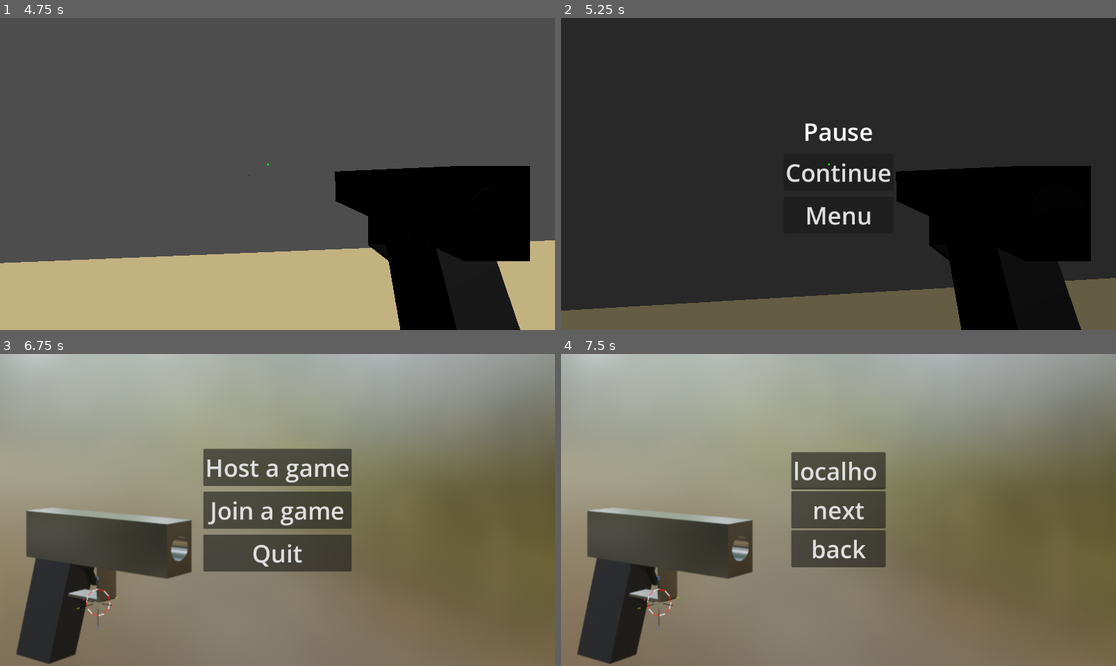
Above: before the commit, frames 1-4 (two rows, left to right).
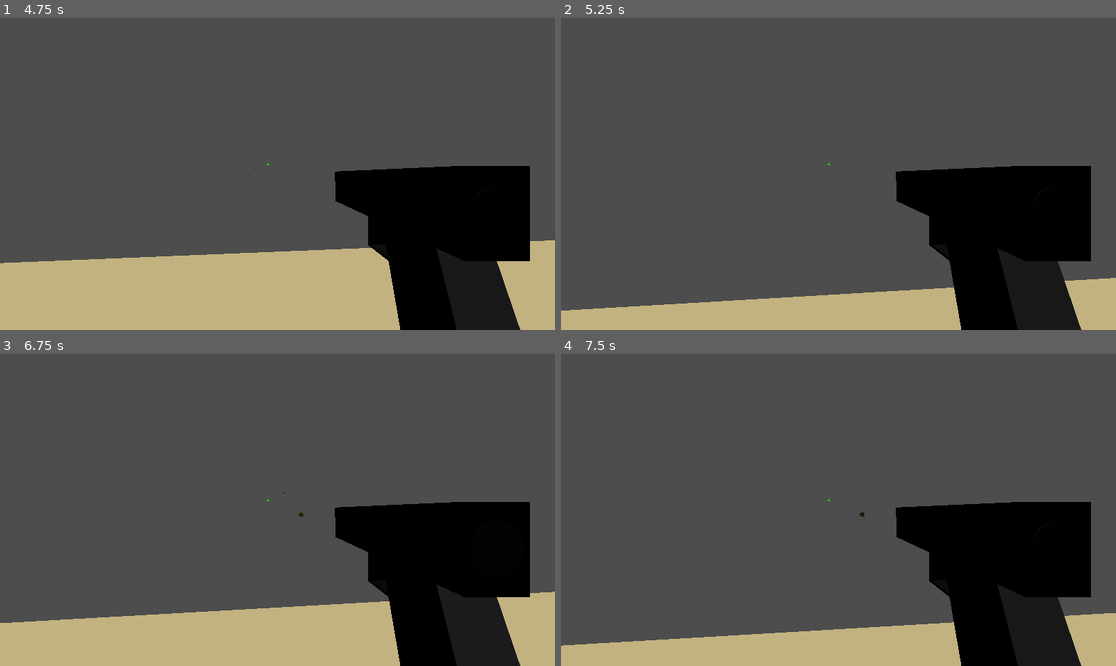
Above: after the commit, the same moments.

Repository: GazizVR/special-shot
Game: Godot game, scene res://scenes/Menu.tscn
Two runs of this game, one before a commit and one after it. Both use one fixed random seed, a clock stepped at 60 frames per second and the inputs below.
Inputs (mouse positions are in pixels of both pictures, inside the frame that each line leads up to):
- Up to frame 1 (4.75 s): click "Host a game" at 0.5 s; tap Enter at 1.25 s; move the mouse to (305, 174) at 1.27 s; hold W (walk_forward) from 1.28 s (still down); tap Ctrl (crouch) at 1.35, 2.85, 4.35 s; move the mouse to (249, 174) at 2.02 s; click (249, 174) at 2.1 s; move the mouse to (288, 167) at 2.77 s; tap Space at 3.5 s; move the mouse to (271, 180) at 3.52 s; click (271, 180) at 3.6 s; move the mouse to (316, 177) at 4.27 s
- Up to frame 2 (5.25 s): tap Escape (pause) at 4.9 s; release W (walk_forward) at 5 s; click "Continue" at 5 s
- Up to frame 3 (6.75 s): click (277, 506) at 5.75 s, where only the run before the commit has a clickable "Continue"; click (277, 550) at 6.5 s, where only the run before the commit has a clickable "Menu"
- Up to frame 4 (7.5 s): click (838, 510) at 7.25 s, where only the run before the commit has a clickable "Join a game"

Frame 1 is identical in both runs. In frame 2, 86% of the frame differs, in the area x 0-100%, y 0-100%; in frame 3, 90%; in frame 4, 92%.

Commit message:
fix(player): проверка паузы для Aim node

Diff:
--- a/scenes/Player.tscn
+++ b/scenes/Player.tscn
@@ -41,6 +41,7 @@
 [node name="Gun" parent="CamPivot/Hand" unique_id=1689518192 instance=ExtResource("3_mdl7e")]
 
 [node name="CanvasLayer" type="CanvasLayer" parent="." unique_id=376558683]
+process_mode = 3
 
 [node name="Aim" type="Control" parent="CanvasLayer" unique_id=1776340400]
 layout_mode = 3
--- a/scripts/aim.gd
+++ b/scripts/aim.gd
@@ -1,4 +1,11 @@
 extends Control
 
 func _draw() -> void:
+	if !is_multiplayer_authority(): return
 	draw_circle(Vector2(0,0),2.0,Color.GREEN)
+
+func _process(delta: float) -> void:
+	if get_tree().paused:
+		hide()
+	else:
+		show()
--- a/scripts/spawner_mp.gd
+++ b/scripts/spawner_mp.gd
@@ -18,7 +18,7 @@
 func stop_server() -> void:
 	var root = get_node(spawn_path)
 	for child in root.get_children():
-		child.call_thread_safe("return_to_menu")
+		child.call_deferred("return_to_menu")
 
 func despawn_player(id: int) -> void:
 	if !multiplayer.is_server(): return
